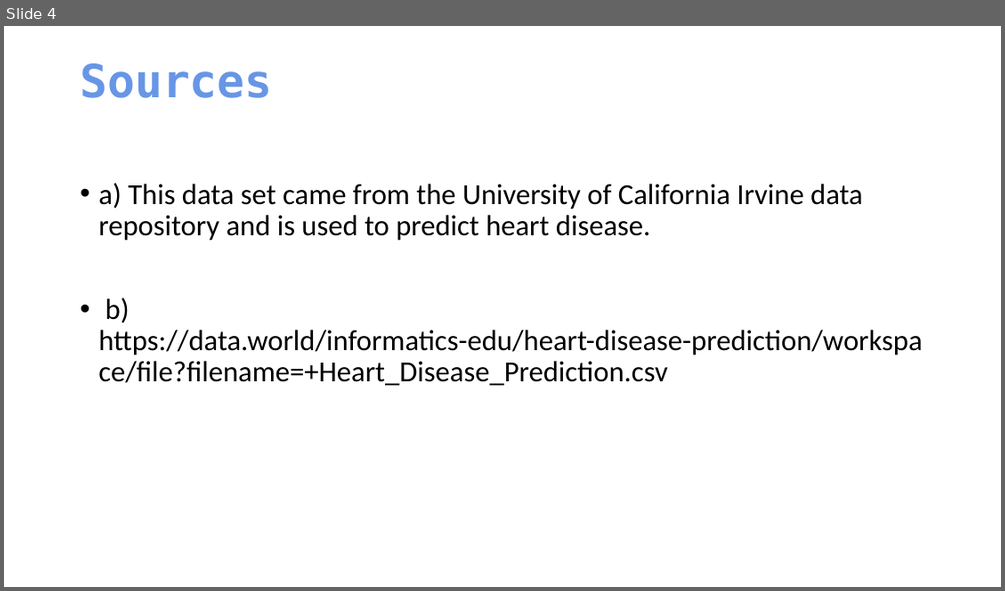
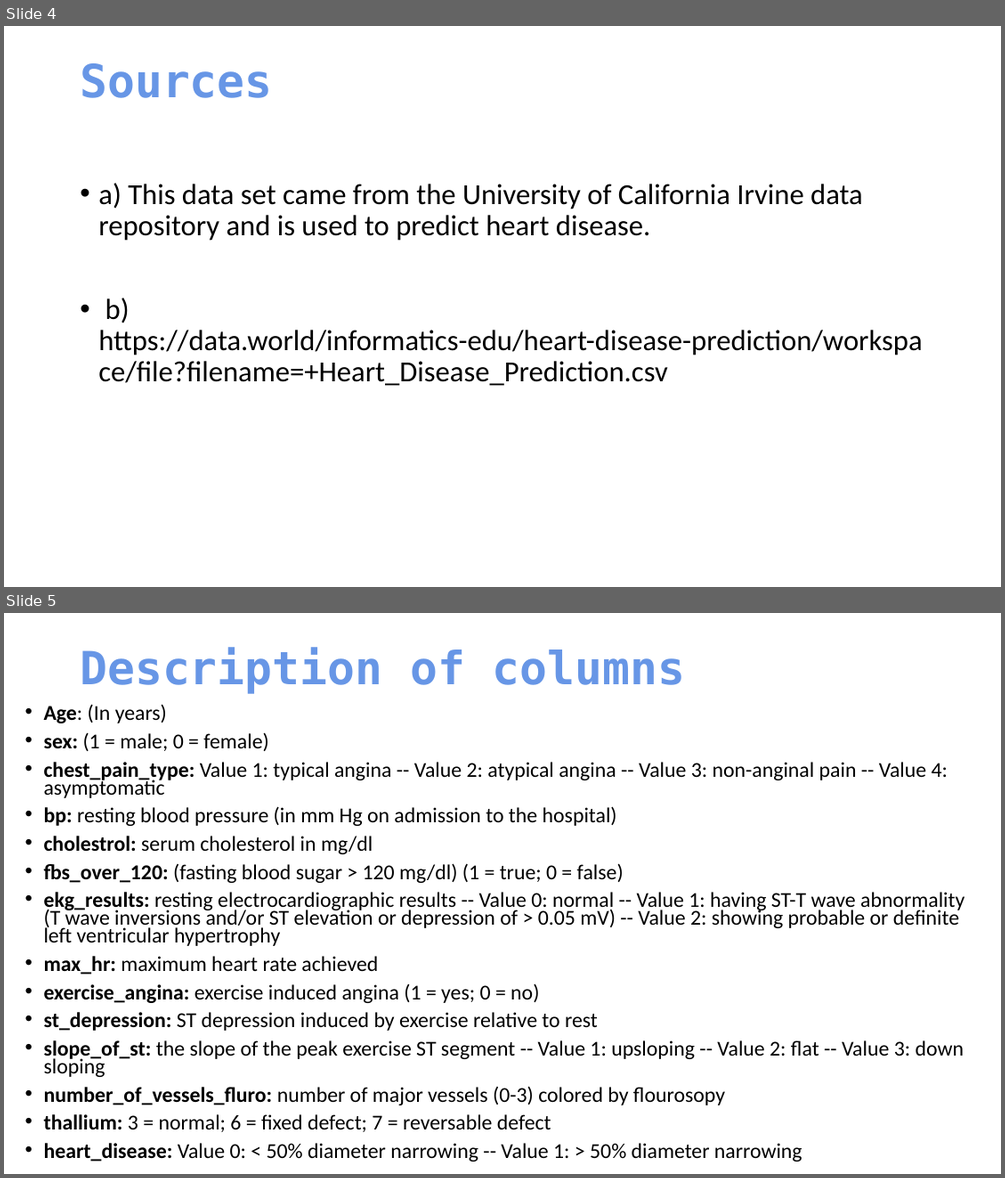
Before and after one commit to King-georges/Heart_Disease_Prediction_Project, a slide deck: Heart Disease Prediction.pptx. Shown one above the other, each under a label of ours: slide 4 before the commit, slides 4 and 5 after it. The pictures are 1005x591 and 1005x1178 pixels, drawn with LibreOffice and Linux fonts; fonts in the diff are those of the drawing. Boxes give left, top, right and bottom in pixels: in the first picture for what was removed or moved away, otherwise in the second. Text is boxed around its words. In the diff, an @@ line names an element or a change of style, - is before the commit and + after.

Commit message:
Working on ppt

```diff
--- a/Heart Disease Prediction.pptx
+++ b/Heart Disease Prediction.pptx
@@ slide 5 added at <box>4,613,1001,1174</box>, background #FFFFFF @@
@@ title added at <box>80,648,685,694</box>, 44 pt, text #6796E6, bold @@
+Description of columns
@@ text added at <box>44,704,964,1161</box>, 20.4 pt, text #000000 @@
+• Age: (In years)
+• sex: (1 = male; 0 = female)
+• chest_pain_type: Value 1: typical angina -- Value 2: atypical angina -- Value 3: non-anginal pain -- Value 4: asymptomatic
+• bp: resting blood pressure (in mm Hg on admission to the hospital)
+• cholestrol: serum cholesterol in mg/dl
+• fbs_over_120: (fasting blood sugar > 120 mg/dl) (1 = true; 0 = false)
+• ekg_results: resting electrocardiographic results -- Value 0: normal -- Value 1: having ST-T wave abnormality (T wave inversions and/or ST elevation or depression of > 0.05 mV) -- Value 2: showing probable or definite left ventricular hypertrophy
+• max_hr: maximum heart rate achieved
+• exercise_angina: exercise induced angina (1 = yes; 0 = no)
+• st_depression: ST depression induced by exercise relative to rest
+• slope_of_st: the slope of the peak exercise ST segment -- Value 1: upsloping -- Value 2: flat -- Value 3: down sloping
+• number_of_vessels_fluro: number of major vessels (0-3) colored by flourosopy
+• thallium: 3 = normal; 6 = fixed defect; 7 = reversable defect
+• heart_disease: Value 0: < 50% diameter narrowing -- Value 1: > 50% diameter narrowing
```
Also in this commit, not shown: 1 slide changed, 8 other slides added, 1 slide removed.
